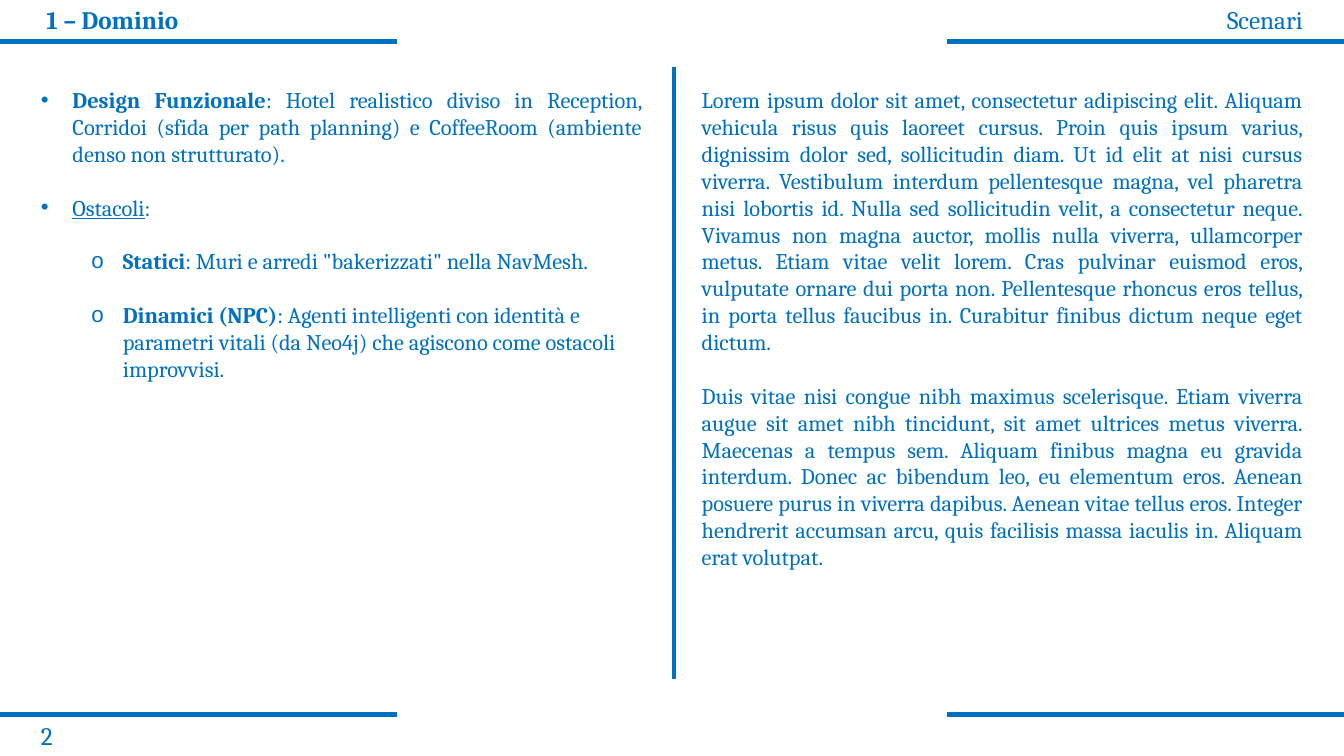
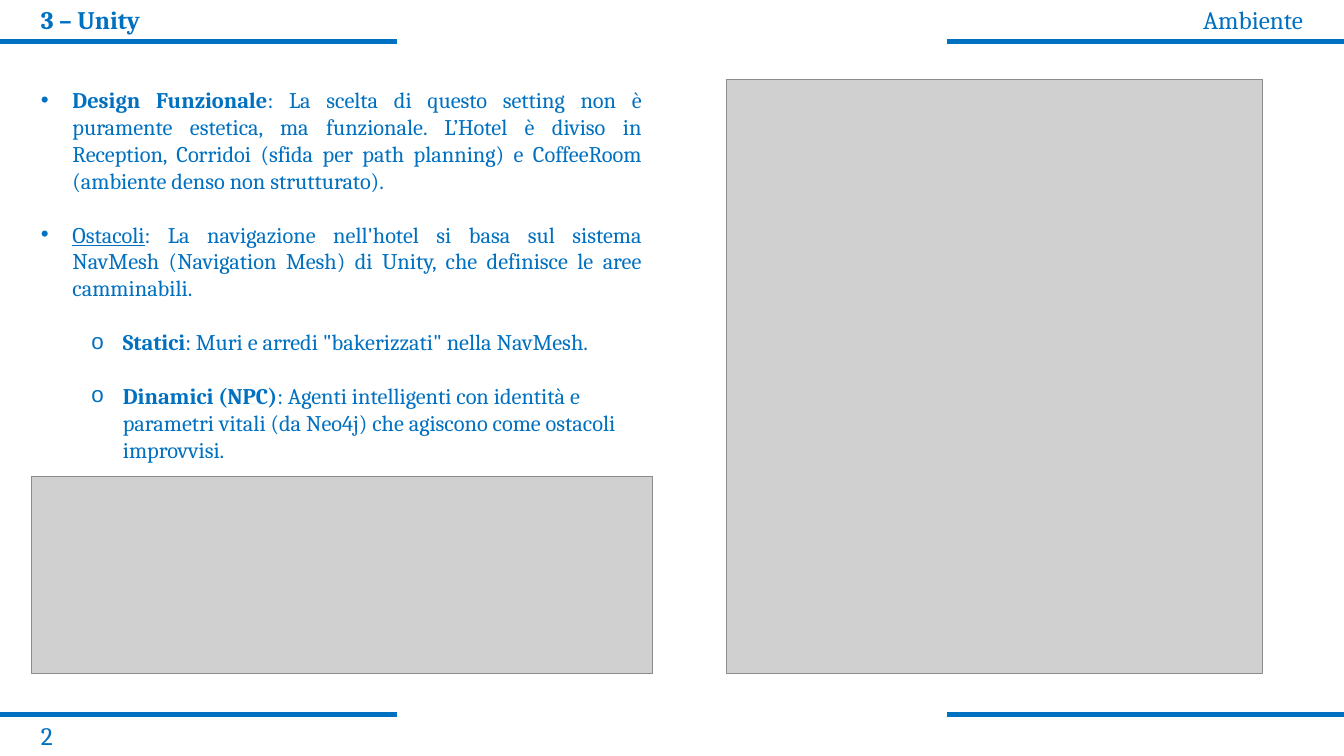
Before and after one commit to A-rgonaut/LM-32_HrR_Hotel-receptionist_Robot, a slide deck: slide 12 of docs/HrR_presentazione.pptx. Drawn at 1344x756 pixels with LibreOffice and Linux fonts; fonts in the diff are those of the drawing; grey boxes stand for pictures. Boxes give left, top, right and bottom in pixels: in the first picture for what was removed or moved away, otherwise in the second. Text is boxed around its words. In the diff, an @@ line names an element or a change of style, - is before the commit and + after.

```diff
--- a/docs/HrR_presentazione.pptx
+++ b/docs/HrR_presentazione.pptx
@@ text at [41,11,140,35]: text changed @@
-1 – Dominio
+3 – Unity
@@ text at [1203,11,1303,30]: text changed @@
-Scenari
+Ambiente
@@ line removed from (675, 68) to (675, 679) @@
@@ picture added at [727,80,1262,674] @@
@@ text at [72,92,642,296]: text changed @@
-• Design Funzionale: Hotel realistico diviso in Reception, Corridoi (sfida per path planning) e CoffeeRoom (ambiente denso non strutturato).
-• Ostacoli:
+• Design Funzionale: La scelta di questo setting non è puramente estetica, ma funzionale. L’Hotel è diviso in Reception, Corridoi (sfida per path planning) e CoffeeRoom (ambiente denso non strutturato).
+• Ostacoli: La navigazione nell'hotel si basa sul sistema NavMesh (Navigation Mesh) di Unity, che definisce le aree camminabili.
@@ text removed at [702,92,1303,570] @@
-Lorem ipsum dolor sit amet, consectetur adipiscing elit. Aliquam vehicula risus quis laoreet cursus. Proin quis ipsum varius, dignissim dolor sed, sollicitudin diam. Ut id elit at nisi cursus viverra. Vestibulum interdum pellentesque magna, vel pharetra nisi lobortis id. Nulla sed sollicitudin velit, a consectetur neque. Vivamus non magna auctor, mollis nulla viverra, ullamcorper metus. Etiam vitae velit lorem. Cras pulvinar euismod eros, vulputate ornare dui porta non. Pellentesque rhoncus eros tellus, in porta tellus faucibus in. Curabitur finibus dictum neque eget dictum.
-Duis vitae nisi congue nibh maximus scelerisque. Etiam viverra augue sit amet nibh tincidunt, sit amet ultrices metus viverra. Maecenas a tempus sem. Aliquam finibus magna eu gravida interdum. Donec ac bibendum leo, eu elementum eros. Aenean posuere purus in viverra dapibus. Aenean vitae tellus eros. Integer hendrerit accumsan arcu, quis facilisis massa iaculis in. Aliquam erat volutpat.
@@ picture added at [31,477,652,674] @@
```
Also in this commit, not shown: 2 other slides changed, 2 slides added, 1 slide removed.
